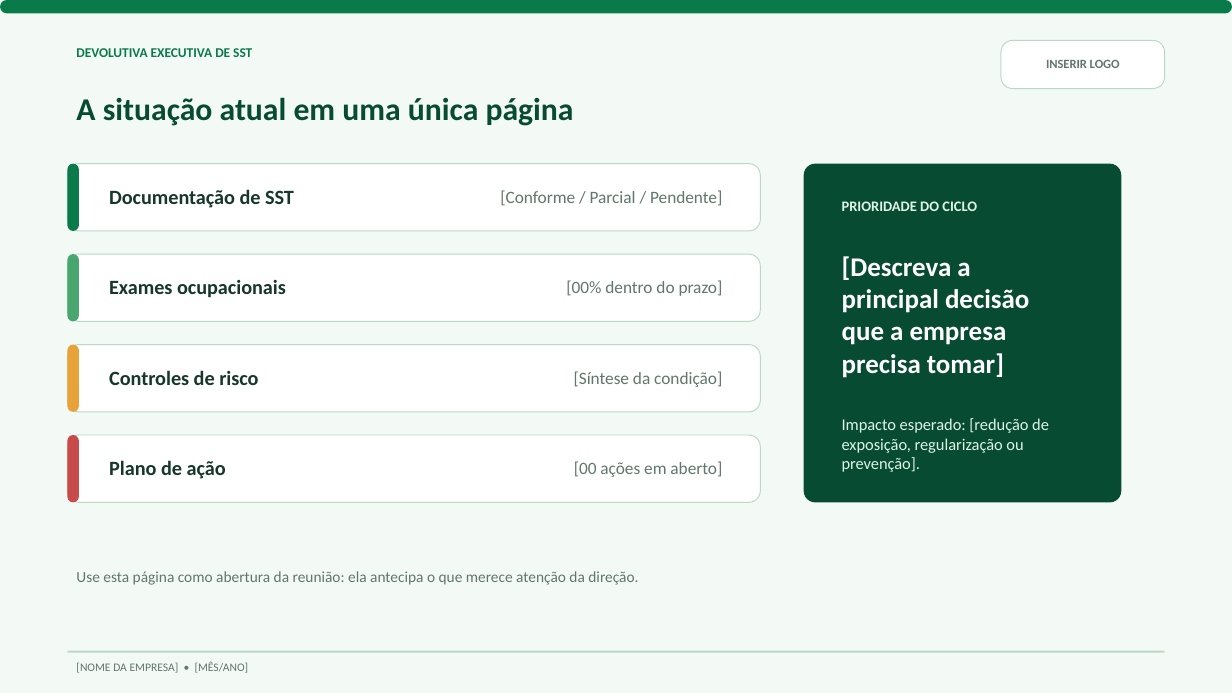
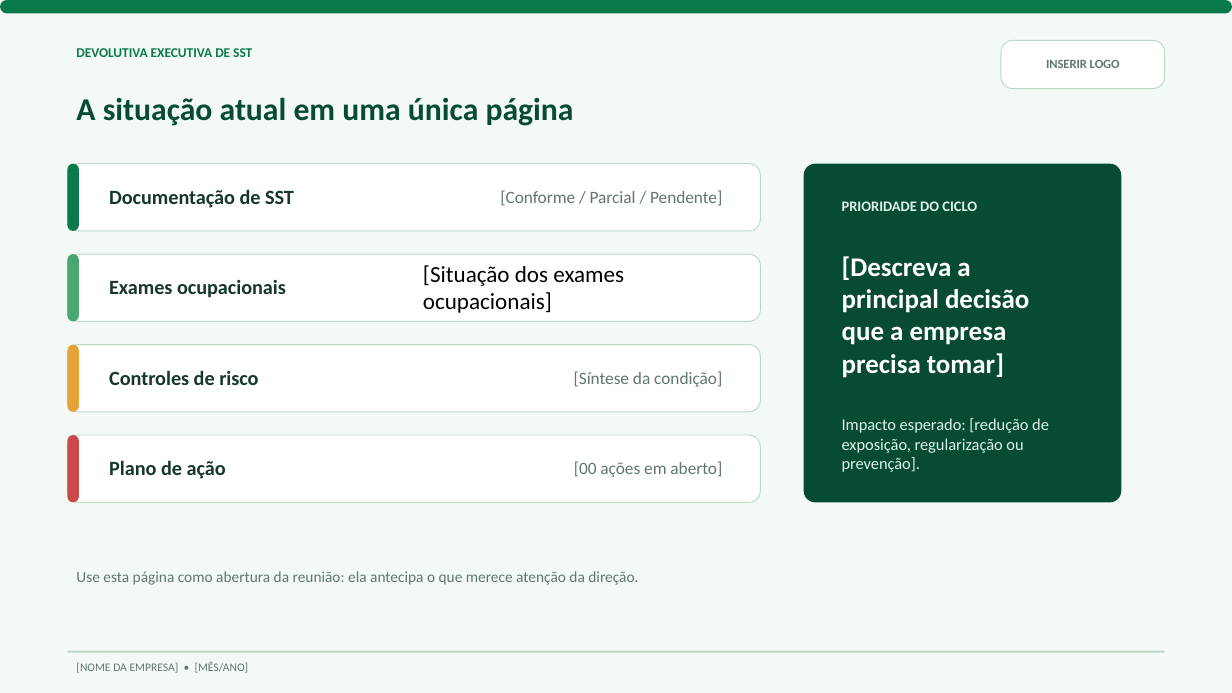
Before and after one commit to eduardoclau/apresentacao-sst-fortneer, a slide deck: slide 4 of Modelo_Devolutiva_SST_Fortneer.pptx. Drawn at 1232x693 pixels with LibreOffice and Linux fonts; fonts in the diff are those of the drawing. Boxes give left, top, right and bottom in pixels: in the first picture for what was removed or moved away, otherwise in the second. Text is boxed around its words. In the diff, an @@ line names an element or a change of style, - is before the commit and + after.

Commit message:
Remove prazos e datas lasdfasdfsadfsadfimite das ações do PGR

```diff
--- a/Modelo_Devolutiva_SST_Fortneer.pptx
+++ b/Modelo_Devolutiva_SST_Fortneer.pptx
@@ text at [423, 265, 624, 313]: text changed; size 13.5 to 18 pt; text colour #60776B to #000000 @@
-[00% dentro do prazo]
+[Situação dos exames ocupacionais]
```
Also in this commit, not shown: 4 other slides changed.
